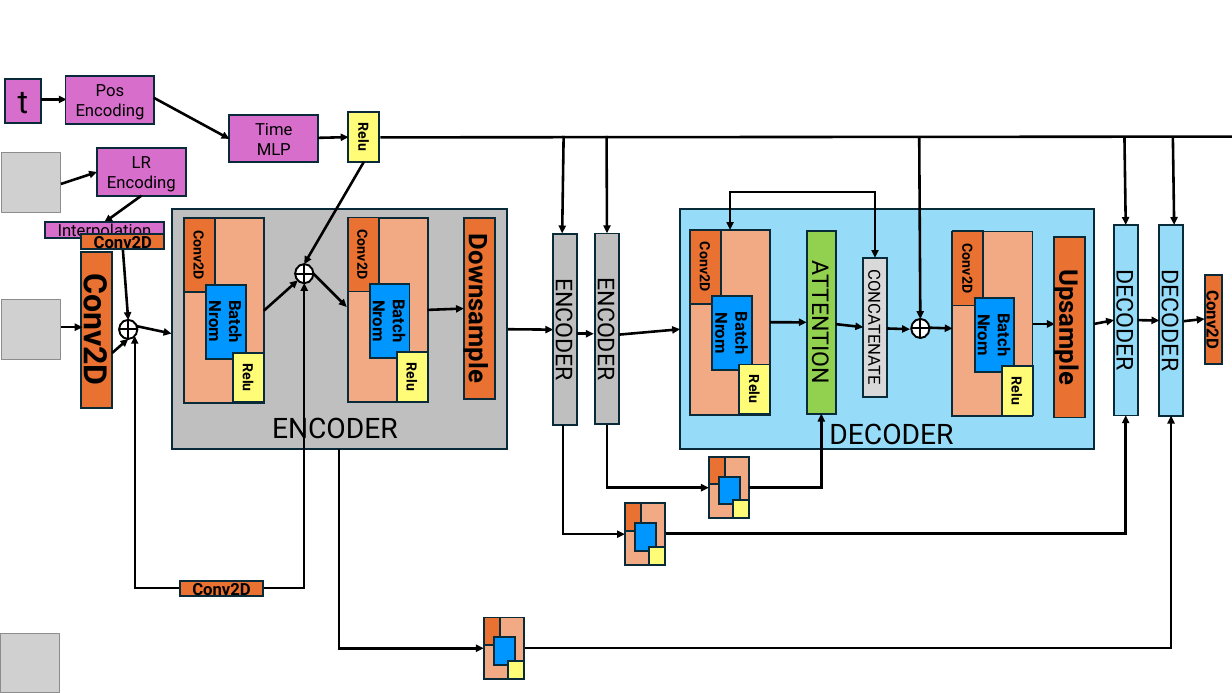
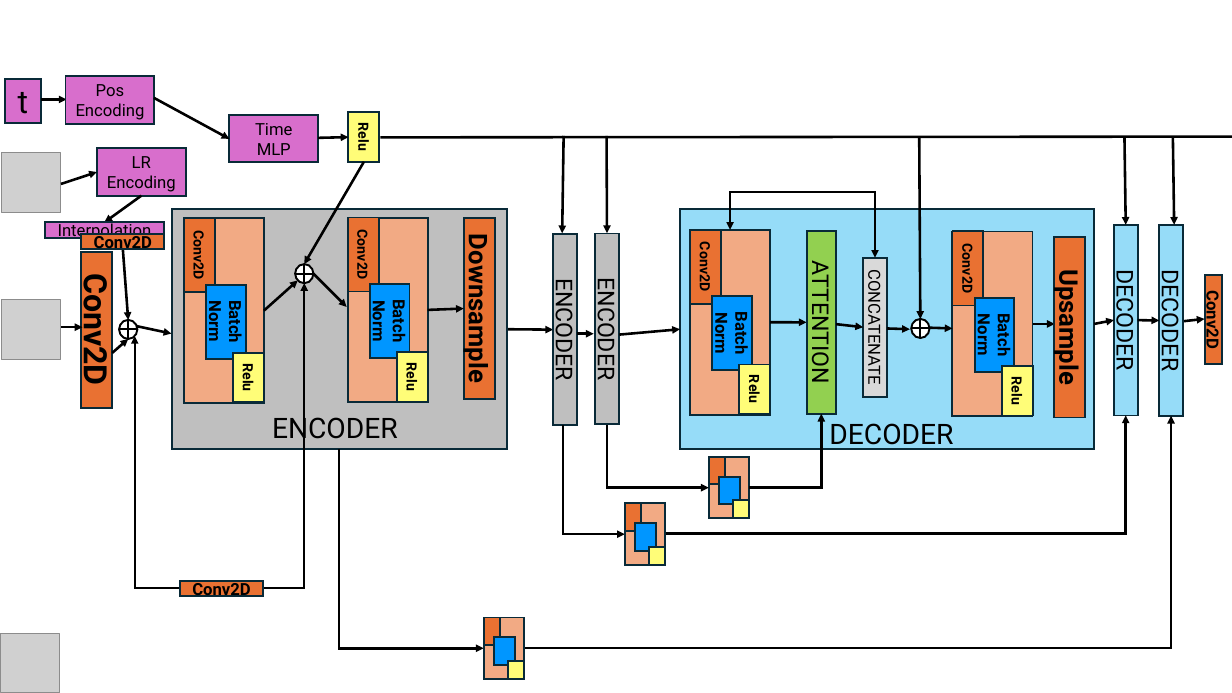
Before and after one commit to AdrianoEttari/pansharpening, a slide deck: slide 4 of models_representation.pptx. Drawn at 1232x693 pixels with LibreOffice and Linux fonts; fonts in the diff are those of the drawing; grey boxes stand for pictures. Boxes give left, top, right and bottom in pixels: in the first picture for what was removed or moved away, otherwise in the second. Text is boxed around its words. In the diff, an @@ line names an element or a change of style, - is before the commit and + after.

```diff
--- a/models_representation.pptx
+++ b/models_representation.pptx
@@ text in rectangle at [205,304,247,342]: text changed @@
-Batch Nrom
+Batch Norm
@@ text in rectangle at [368,303,410,341]: text changed @@
-Batch Nrom
+Batch Norm
@@ text in rectangle at [711,316,753,354]: text changed @@
-Batch Nrom
+Batch Norm
@@ text in rectangle at [973,317,1015,355]: text changed @@
-Batch Nrom
+Batch Norm
```
Also in this commit, not shown: 2 other slides changed, 1 slide added.
